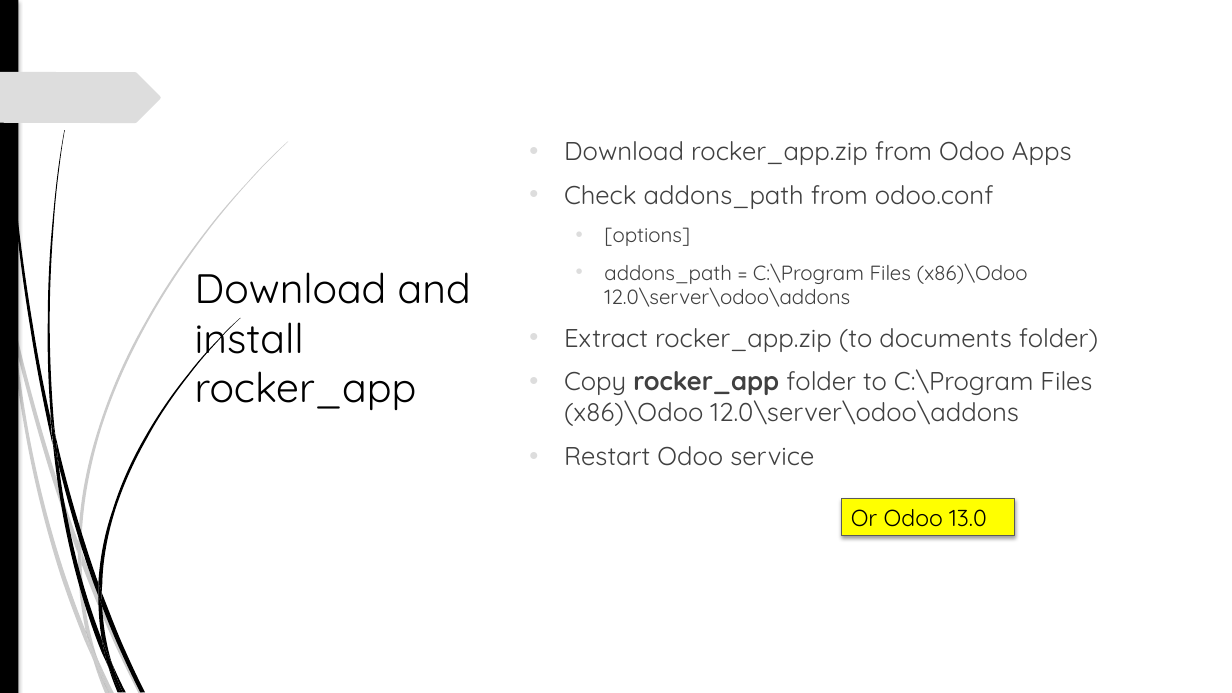
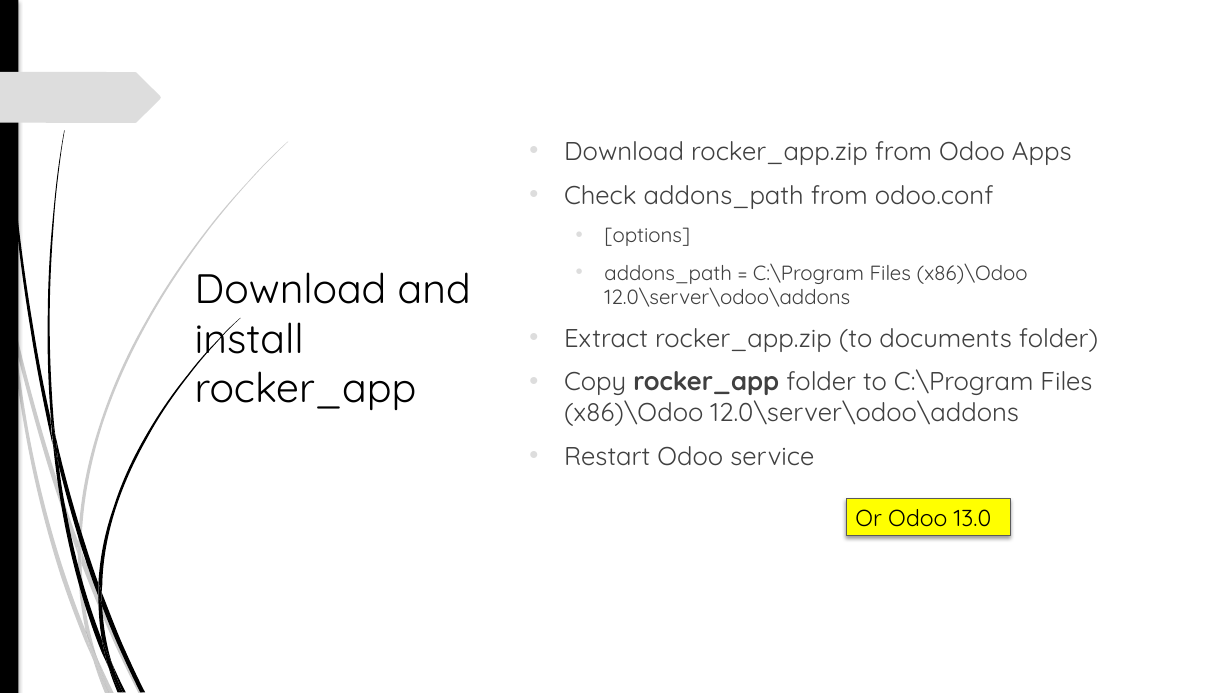
Before and after one commit to akarki58/rocker_app, a slide deck: slide 5 of rocker_app/static/description/Rocker_install.pptx. Drawn at 1232x693 pixels with LibreOffice and Linux fonts; fonts in the diff are those of the drawing; background and template pictures are left out. Boxes give left, top, right and bottom in pixels: in the first picture for what was removed or moved away, otherwise in the second. Text is boxed around its words. In the diff, an @@ line names an element or a change of style, - is before the commit and + after.

```diff
--- a/rocker_app/static/description/Rocker_install.pptx
+++ b/rocker_app/static/description/Rocker_install.pptx
@@ rectangle "Or Odoo 13.0": place and size @@
-rectangle "Or Odoo 13.0" at bbox=[842, 499, 1015, 536]
+rectangle "Or Odoo 13.0" at bbox=[847, 499, 1010, 536]
@@ outline redrawn in 6 elements at bbox=[78, 554, 97, 657], bbox=[55, 436, 98, 596], bbox=[53, 441, 108, 666], bbox=[47, 130, 65, 436], bbox=[98, 318, 240, 592], bbox=[98, 583, 102, 606] @@
```
Also in this commit, not shown: 15 other slides changed, 16 other files.
